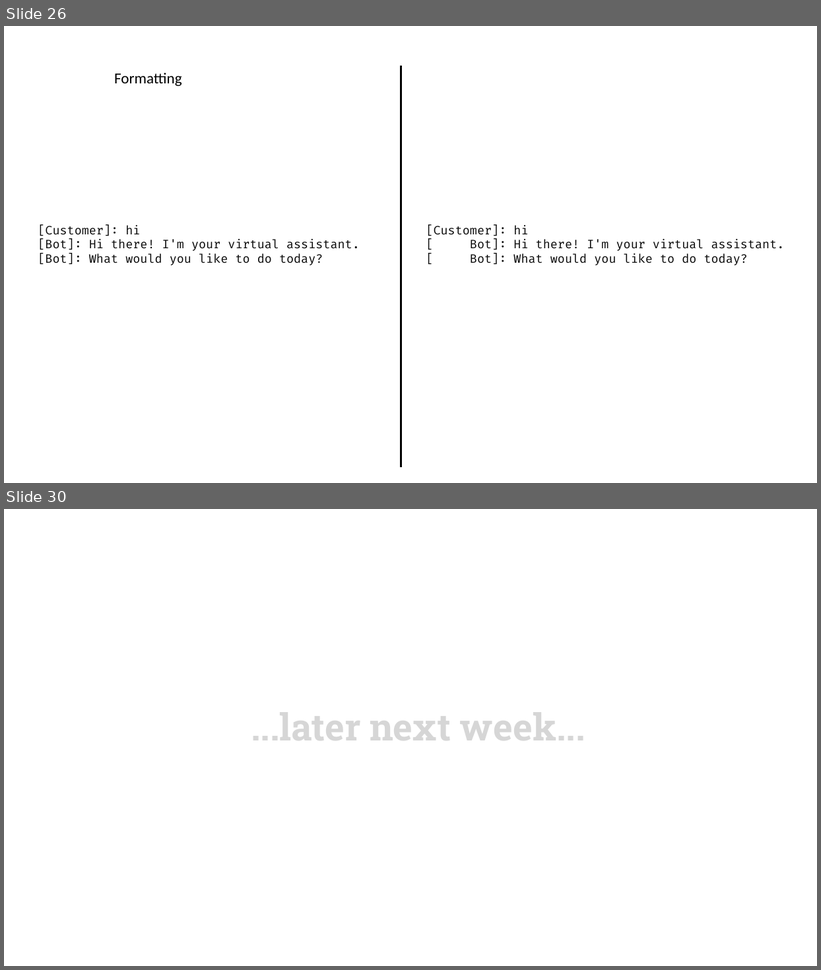
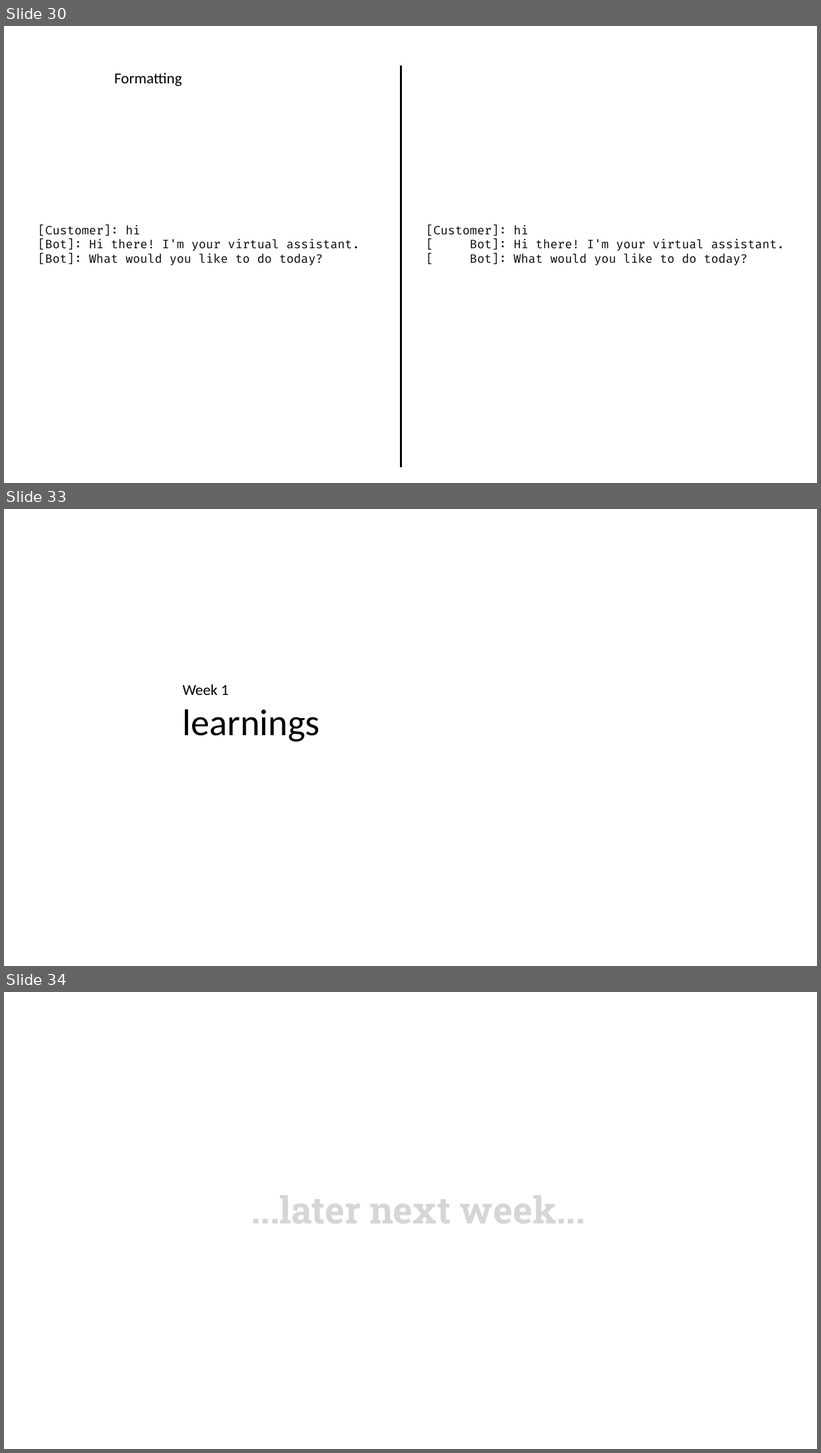
Before and after one commit to LearnWithLlew/TestingBetterWithApprovals.Slides, a slide deck: slides/Testing Better with Approvals.pptx. Shown one above the other, each under a label of ours: slides 26 and 30 before the commit, slides 30, 33 and 34 after it; the slides between them are not shown. The pictures are 821x970 and 821x1453 pixels, drawn with LibreOffice and Linux fonts; fonts in the diff are those of the drawing; background and template pictures are left out. Boxes give left, top, right and bottom in pixels: in the first picture for what was removed or moved away, otherwise in the second. Text is boxed around its words. In the diff, an @@ line names an element or a change of style, - is before the commit and + after.

Commit message:
. d updated slides for week2

```diff
--- a/slides/Testing Better with Approvals.pptx
+++ b/slides/Testing Better with Approvals.pptx
@@ slide 33 added at [4,509,817,966], background #FFFFFF @@
@@ text added at [183,685,321,742], 44 pt, text #000000 @@
+Week 1
+learnings
@@ what was slide 26 is now slide 30 @@
@@ what was slide 30 is now slide 34 @@
```
Also in this commit, not shown: 6 slides changed, 5 other slides added, 2 slides removed.
